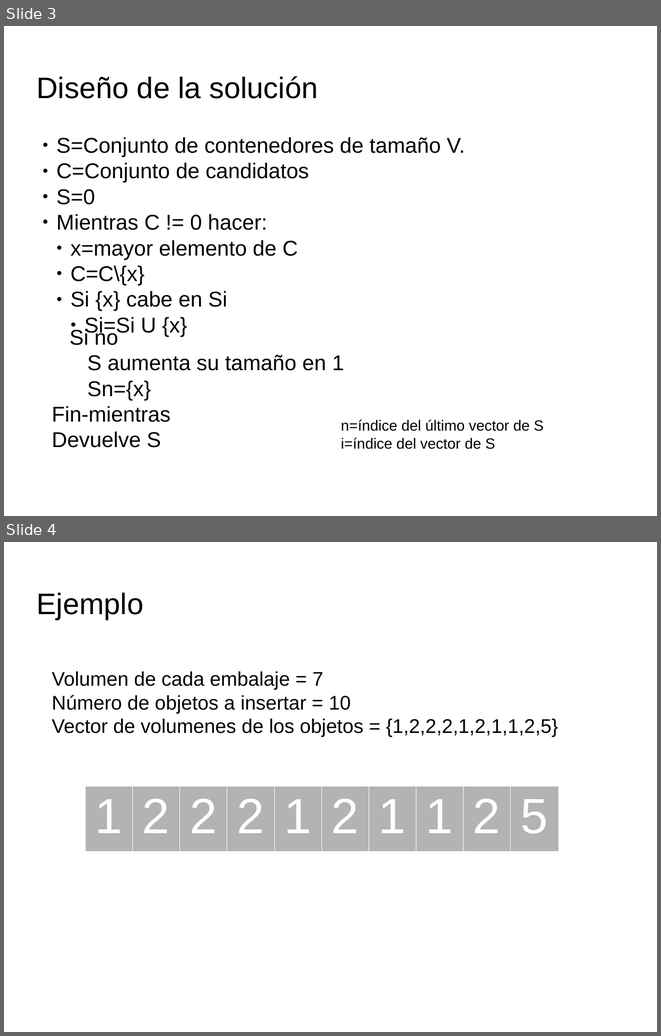
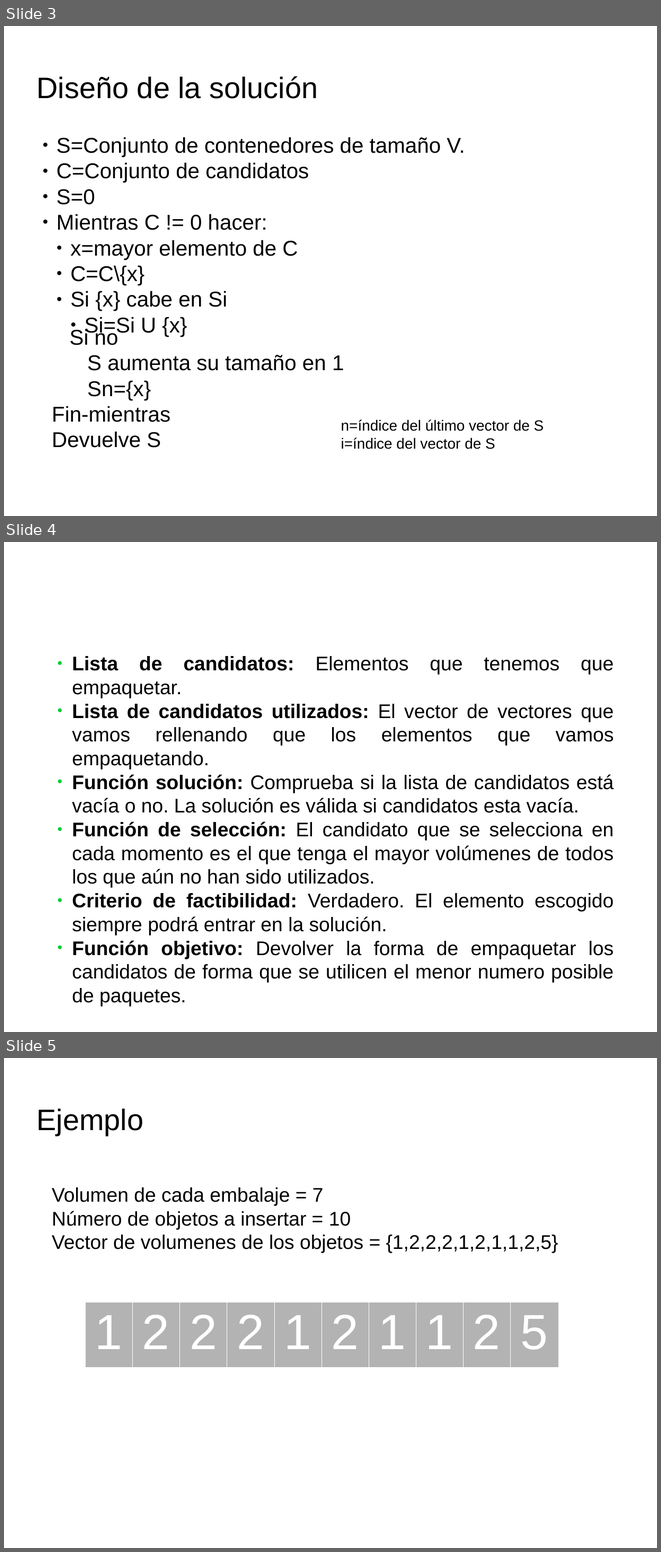
Before and after one commit to guillegalor/BinPacking, a slide deck: office/presentación.odp. Shown one above the other, each under a label of ours: slides 3 and 4 before the commit, slides 3, 4 and 5 after it. The pictures are 661x1036 and 661x1552 pixels, drawn with LibreOffice and Linux fonts; fonts in the diff are those of the drawing; background and template pictures are left out. Boxes give left, top, right and bottom in pixels: in the first picture for what was removed or moved away, otherwise in the second. Text is boxed around its words. In the diff, an @@ line names an element or a change of style, - is before the commit and + after.

```diff
--- a/office/presentación.odp
+++ b/office/presentación.odp
@@ slide 4 added at box(4, 542, 657, 1032), background picture (left out) @@
@@ text added at box(72, 656, 614, 982), 24 pt, text #000000 @@
+● Lista de candidatos: Elementos que tenemos que empaquetar.
+● Lista de candidatos utilizados: El vector de vectores que vamos rellenando que los elementos que vamos empaquetando.
+● Función solución: Comprueba si la lista de candidatos está vacía o no. La solución es válida si candidatos esta vacía.
+● Función de selección: El candidato que se selecciona en cada momento es el que tenga el mayor volúmenes de todos los que aún no han sido utilizados.
+● Criterio de factibilidad: Verdadero. El elemento escogido siempre podrá entrar en la solución.
+● Función objetivo: Devolver la forma de empaquetar los candidatos de forma que se utilicen el menor numero posible de paquetes.
@@ what was slide 4 is now slide 5 @@
```
Also in this commit, not shown: 1 slide changed, 1 other file.
